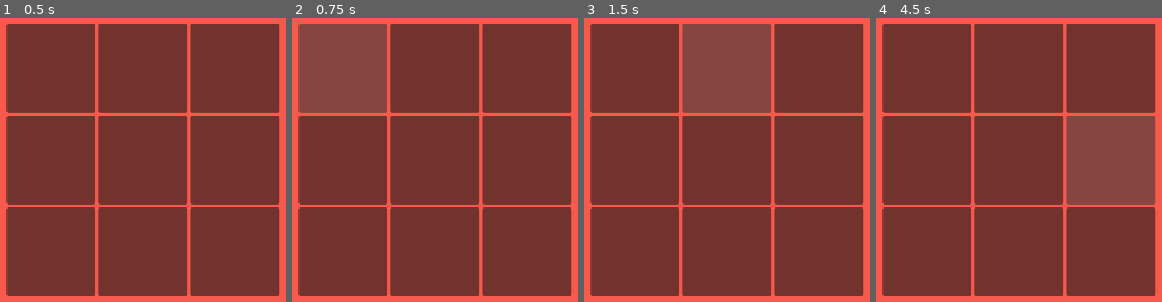
Above: before the commit, frames 1-4 (left to right).
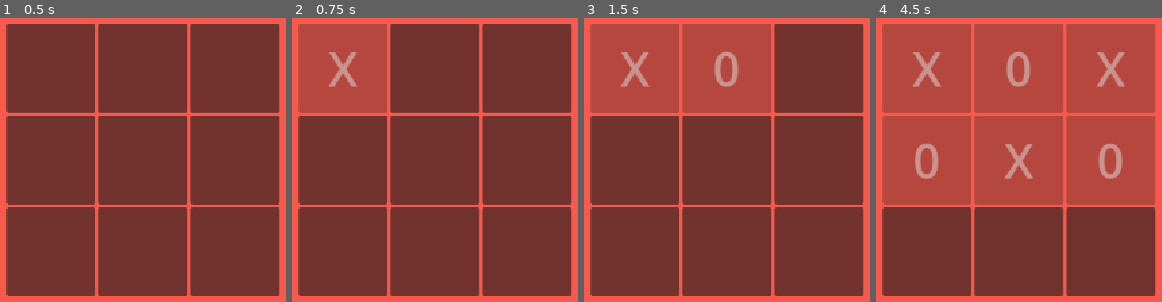
Above: after the commit, the same moments.

Repository: ankit-suman-07/GODOT_TicTacToe
Game: Godot game, scene res://scenes/main_game_scene.tscn
Two runs of this game, one before a commit and one after it. Both use one fixed random seed, a clock stepped at 60 frames per second and the inputs below.
Inputs (mouse positions are in pixels of both pictures, inside the frame that each line leads up to):
- Up to frame 1 (0.5 s): no input
- Up to frame 2 (0.75 s): click (343, 69) at 0.5 s
- Up to frame 3 (1.5 s): click (727, 69) at 1.25 s
- Up to frame 4 (4.5 s): click (1110, 69) at 2 s; click (927, 160) at 2.75 s; click (1019, 160) at 3.5 s; click (1110, 160) at 4.25 s

Frame 1 is identical in both runs. In frame 2, 9.7% of the frame differs, in the area x 2-34%, y 2-34%; in frame 3, 19%; in frame 4, 58%, in the area x 2-98%, y 2-66%.

Commit message:
Code to update cell

Diff:
--- a/scenes/main_game_scene.tscn
+++ b/scenes/main_game_scene.tscn
@@ -1,6 +1,8 @@
 [gd_scene format=3 uid="uid://c0jjbmy8dgosa"]
 
 [ext_resource type="Script" uid="uid://d00b4q8eao4le" path="res://scripts/main_game_script.gd" id="1_it2yt"]
+
+[sub_resource type="Theme" id="Theme_it2yt"]
 
 [node name="MainGameScene" type="Node2D" unique_id=1234954710]
 script = ExtResource("1_it2yt")
@@ -20,51 +22,61 @@
 layout_mode = 2
 size_flags_horizontal = 3
 size_flags_vertical = 3
+theme = SubResource("Theme_it2yt")
+theme_override_font_sizes/font_size = 64
 
 [node name="Button2" type="Button" parent="GridContainer" unique_id=104389182]
 custom_minimum_size = Vector2(120, 120)
 layout_mode = 2
 size_flags_horizontal = 3
 size_flags_vertical = 3
+theme_override_font_sizes/font_size = 64
 
 [node name="Button3" type="Button" parent="GridContainer" unique_id=881780064]
 custom_minimum_size = Vector2(120, 120)
 layout_mode = 2
 size_flags_horizontal = 3
 size_flags_vertical = 3
+theme_override_font_sizes/font_size = 64
 
 [node name="Button4" type="Button" parent="GridContainer" unique_id=67661575]
 custom_minimum_size = Vector2(120, 120)
 layout_mode = 2
 size_flags_horizontal = 3
 size_flags_vertical = 3
+theme_override_font_sizes/font_size = 64
 
 [node name="Button5" type="Button" parent="GridContainer" unique_id=894131495]
 custom_minimum_size = Vector2(120, 120)
 layout_mode = 2
 size_flags_horizontal = 3
 size_flags_vertical = 3
+theme_override_font_sizes/font_size = 64
 
 [node name="Button6" type="Button" parent="GridContainer" unique_id=877813823]
 custom_minimum_size = Vector2(120, 120)
 layout_mode = 2
 size_flags_horizontal = 3
 size_flags_vertical = 3
+theme_override_font_sizes/font_size = 64
 
 [node name="Button7" type="Button" parent="GridContainer" unique_id=2109693658]
 custom_minimum_size = Vector2(120, 120)
 layout_mode = 2
 size_flags_horizontal = 3
 size_flags_vertical = 3
+theme_override_font_sizes/font_size = 64
 
 [node name="Button8" type="Button" parent="GridContainer" unique_id=2024721552]
 custom_minimum_size = Vector2(120, 120)
 layout_mode = 2
 size_flags_horizontal = 3
 size_flags_vertical = 3
+theme_override_font_sizes/font_size = 64
 
 [node name="Button9" type="Button" parent="GridContainer" unique_id=918956724]
 custom_minimum_size = Vector2(120, 120)
 layout_mode = 2
 size_flags_horizontal = 3
 size_flags_vertical = 3
+theme_override_font_sizes/font_size = 64
--- a/scripts/main_game_script.gd
+++ b/scripts/main_game_script.gd
@@ -1,7 +1,37 @@
 extends Node2D
 
-@onready var button = $GridContainer.get_children()
+const CELL_EMPTY = ""
+const CELL_X = "X"
+const CELL_0 = "0"
+
+@onready var buttons = $GridContainer.get_children()
+
+var current_player
+var board
 
 # Called when the node enters the scene tree for the first time.
 func _ready() -> void:
-	pass # Replace with function body.
+	var button_index = 0
+	for button in buttons:
+		button.connect("pressed", _on_button_click.bind(button_index, button))
+		button_index += 1
+	reset_game()
+
+func _on_button_click(idx, button):
+	var y = idx / 3
+	var x = idx % 3
+	button.text = current_player
+	if board[y][x] == CELL_EMPTY:
+		board[y][x] = current_player
+
+		current_player = CELL_X if current_player == CELL_0 else CELL_0
+		button.disabled = true
+		print(board)
+
+func reset_game():
+	current_player = CELL_X
+	board = [
+		[CELL_EMPTY, CELL_EMPTY, CELL_EMPTY],
+		[CELL_EMPTY, CELL_EMPTY, CELL_EMPTY],
+		[CELL_EMPTY, CELL_EMPTY, CELL_EMPTY]
+	]
